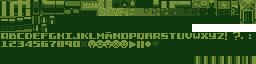
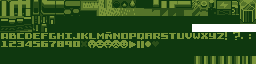
Before/after of a w=256, h=64 layered artwork. What changed in the layer stack:
painted on "Capa 9" over [0, 0, 256, 32]
removed layer "Capa 8 copia" over [0, 0, 256, 32]
